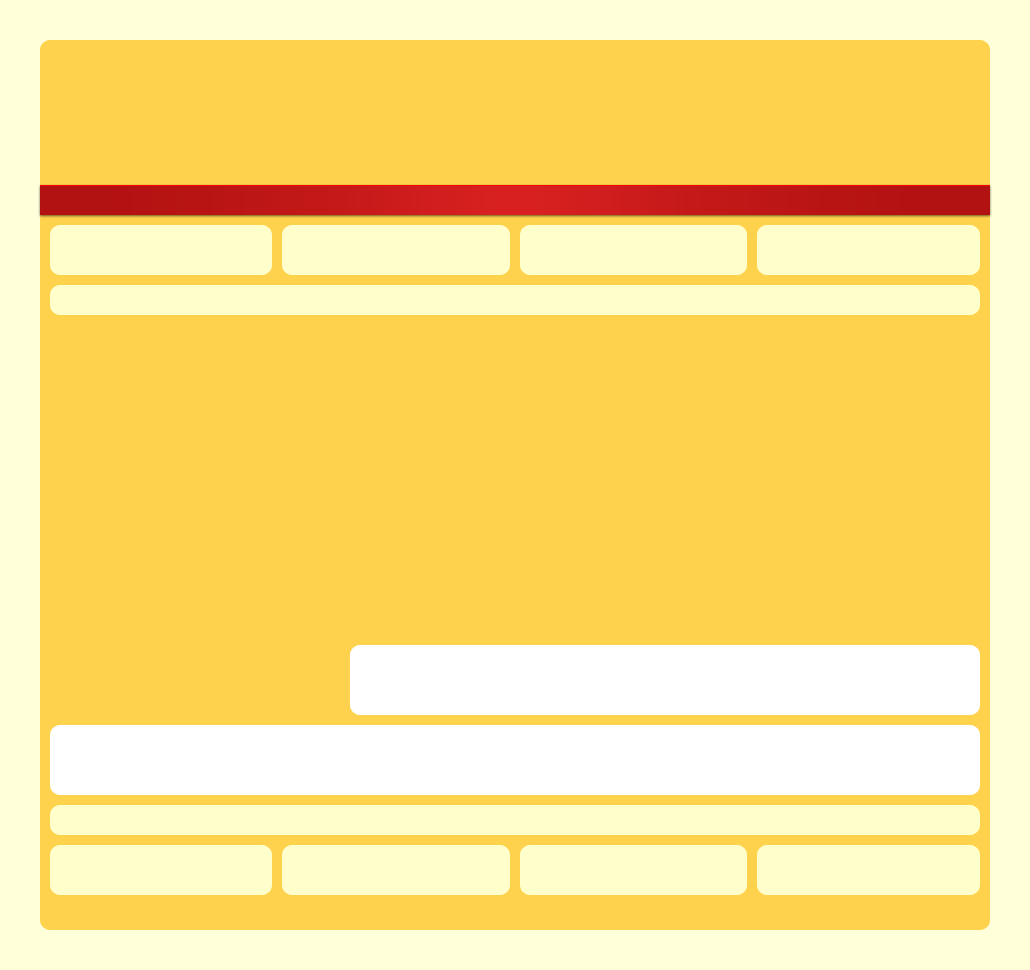
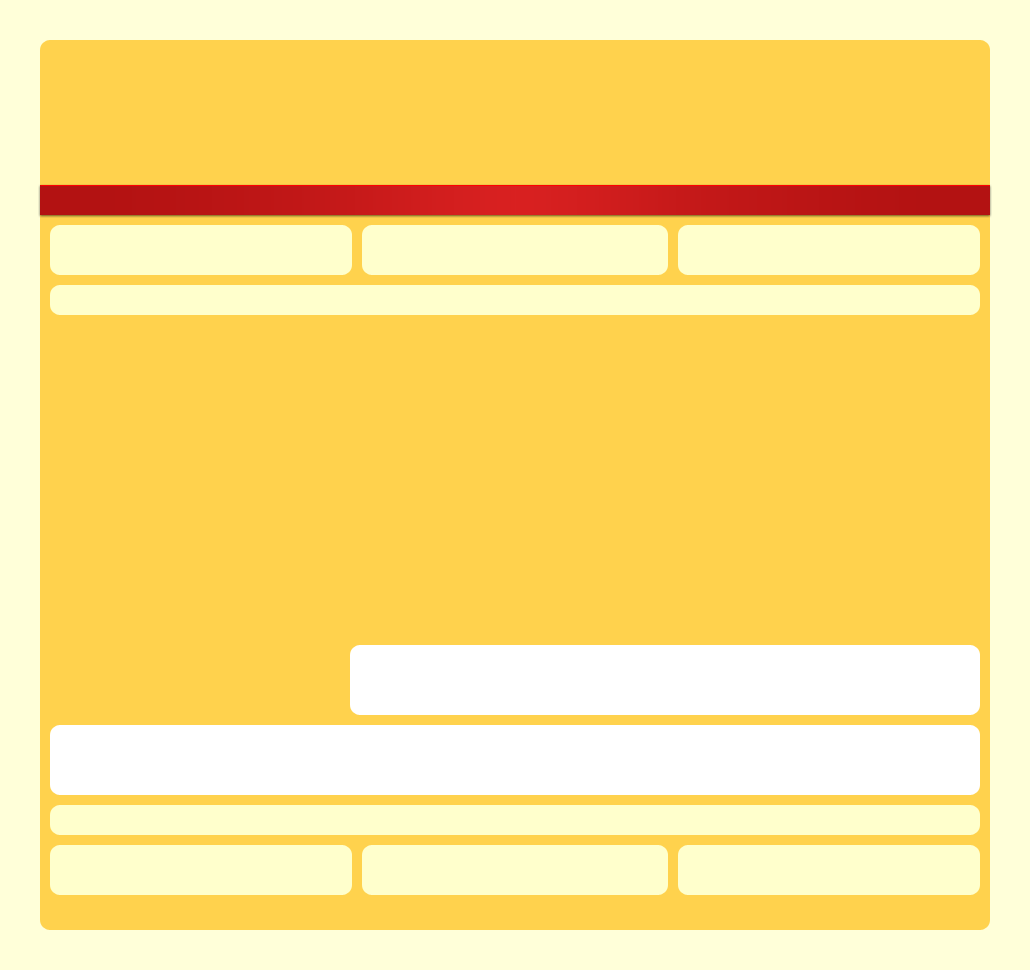
Two versions of the same layered image (1030×970). Layer-by-layer changes:
painted on "header / footer widgets" over [263, 225, 766, 895]
